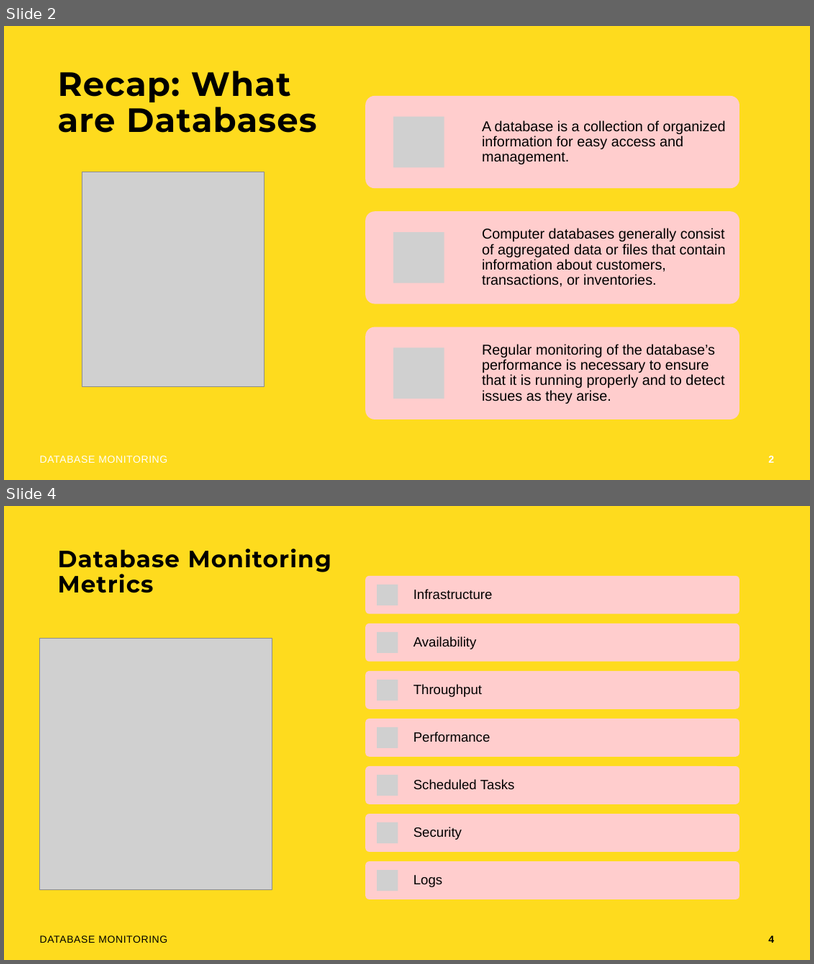
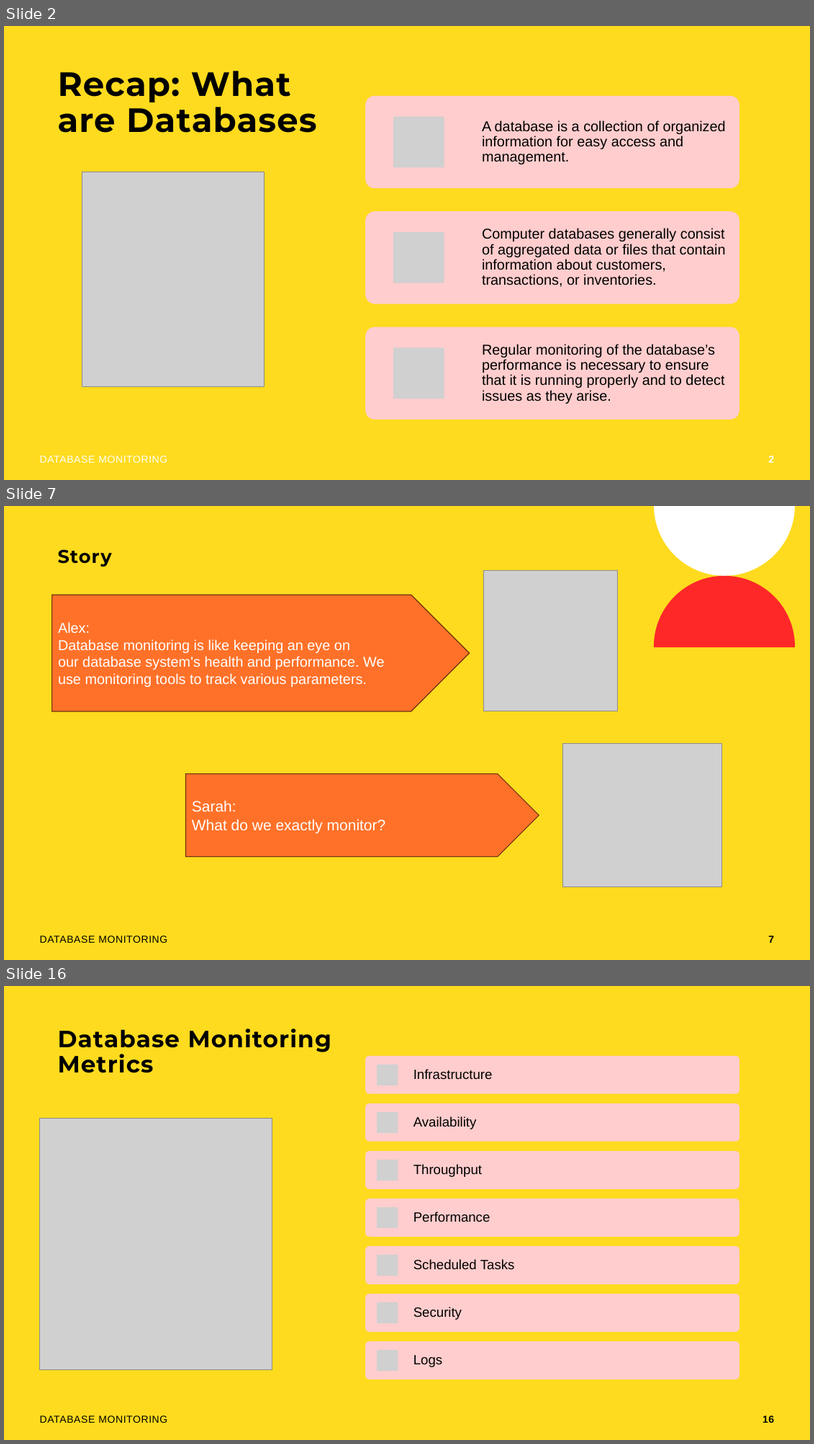
Before and after one commit to rolling-scopes-school/devops, a slide deck: modules/11. Monitoring/Database Monitoring.pptx. Shown one above the other, each under a label of ours: slides 2 and 4 before the commit, slides 2, 7 and 16 after it; the slides between them are not shown. The pictures are 814x964 and 814x1444 pixels, drawn with LibreOffice and Linux fonts; fonts in the diff are those of the drawing; grey boxes stand for pictures; background and template pictures are left out. Boxes give left, top, right and bottom in pixels: in the first picture for what was removed or moved away, otherwise in the second. Text is boxed around its words. In the diff, an @@ line names an element or a change of style, - is before the commit and + after.

```diff
--- a/modules/11. Monitoring/Database Monitoring.pptx
+++ b/modules/11. Monitoring/Database Monitoring.pptx
@@ slide 7 added at (4,506,810,960), background #FEDB1E @@
@@ freeform shape added at (654,506,795,576), fill #FFFFFF @@
@@ title added at (58,549,112,566), 22 pt, text #000000, bold @@
+Story
@@ picture added at (484,571,618,711) @@
@@ freeform shape added at (654,576,795,647), fill #FF2828 @@
@@ pentagon arrow added at (52,595,469,711), fill #FF7128, outline #703212 1 pt, 17 pt, text #FFFFFF @@
+Alex:
+Database monitoring is like keeping an eye on our database system's health and performance. We use monitoring tools to track various parameters.
@@ picture added at (563,743,722,886) @@
@@ pentagon arrow added at (186,773,540,856), fill #FF7128, outline #703212 1 pt, 18 pt, text #FFFFFF @@
+Sarah:
+What do we exactly monitor?
@@ text added at (40,935,167,942), 12 pt, text #000000 @@
+DATABASE MONITORING
@@ page number added at (769,935,774,942), 12 pt, text #000000, bold @@
+7
@@ what was slide 4 is now slide 16 @@
@@ page number at (763,1415,774,1422): text changed @@
-4
+16
```
Also in this commit, not shown: 18 slides changed, 11 other slides added.
